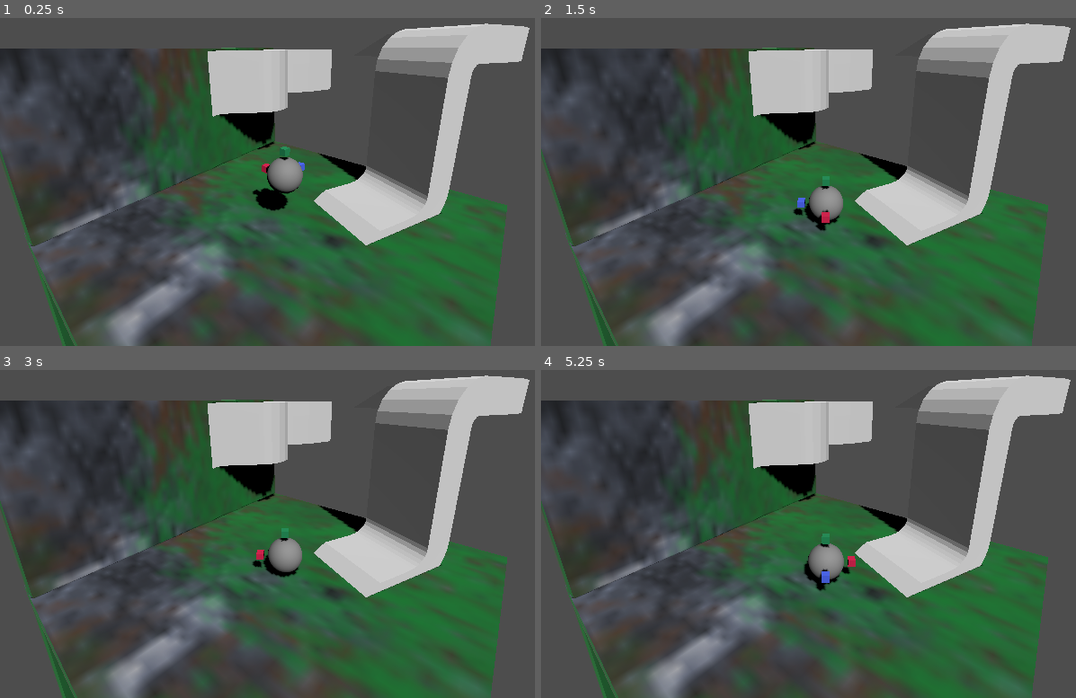
Above: before the commit, frames 1-4 (two rows, left to right).
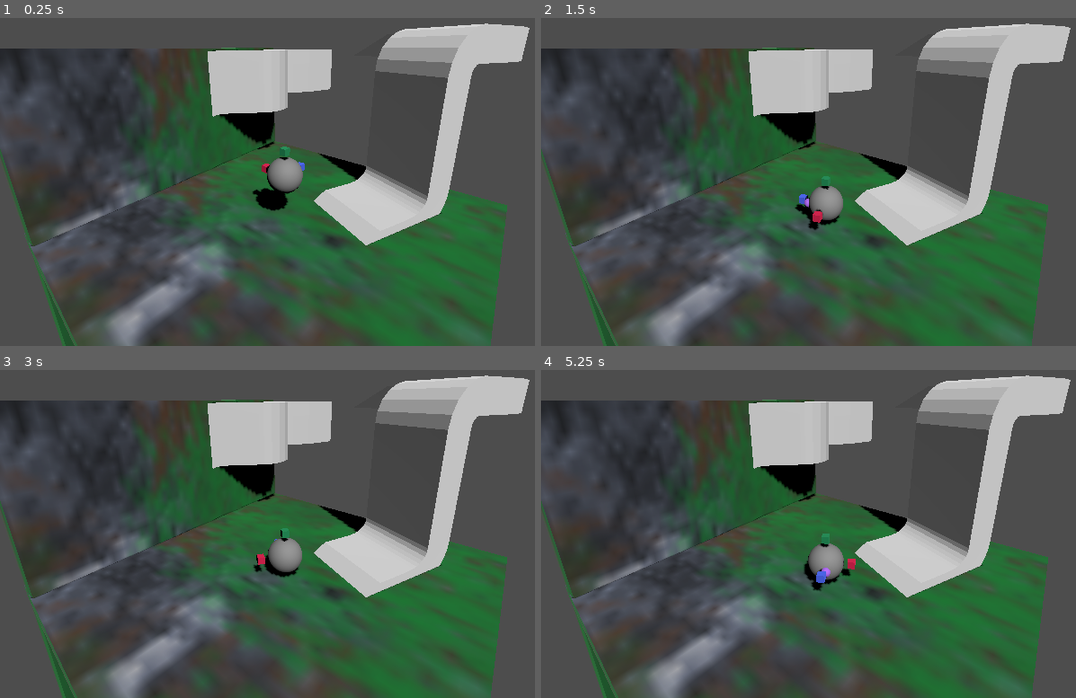
Above: after the commit, the same moments.

Repository: LettucePie/druid
Game: Godot game, scene res://stages/stage_0.tscn
The game is run twice, just before and just after one commit, with the same random seed, the same clock (stepped at 60 frames per second) and the same inputs.
Inputs:
- Up to frame 1 (0.25 s): no input
- Up to frame 2 (1.5 s): tap Enter at 0.5 s; hold Right (ui_right) 0.53-1.28 s; tap D (stick_l_x+) at 0.6 s; tap Space at 1.25 s; hold Down (ui_down) from 1.28 s (still down); tap A (stick_l_x-) at 1.35 s
- Up to frame 3 (3 s): tap Enter at 2 s; release Down (ui_down) at 2.03 s; hold Right (ui_right) 2.03-2.78 s; tap S (stick_l_y+) at 2.1 s; tap Space at 2.75 s; hold Up (ui_up) from 2.78 s (still down); tap W (stick_l_y-) at 2.85 s
- Up to frame 4 (5.25 s): tap Enter at 3.5 s; release Up (ui_up) at 3.53 s; hold Left (ui_left) 3.53-5.03 s; tap D (stick_l_x+) at 3.6 s; tap Space at 4.25 s; tap A (stick_l_x-) at 4.35 s; hold Down (ui_down) from 5.03 s (still down); tap S (stick_l_y+) at 5.1 s

The runs differ from the first frame. In frame 1, less than 0.1% of the frame differs, in the area x 52-54%, y 53-55%; in frame 2, 0.3%, in the area x 47-54%, y 48-65%; in frame 3, 0.1%; in frame 4, 0.2%.

Commit message:
added swivel ring for mesh lerping and edgedetection

Diff:
--- a/core/player.gd
+++ b/core/player.gd
@@ -25,8 +25,15 @@
 	print("Update Up Direction ", get_up_direction())
 
 
-func turn_mesh(target : Vector3):
-	$MeshInstance3D.look_at(target + position, get_up_direction())
+func turn_swivel_ring(target : Vector3):
+	$swivel_ring.look_at(target + position, get_up_direction())
+
+
+func lerp_mesh(delta : float):
+#	$MeshInstance3D.rotation = $MeshInstance3D.rotation.lerp($swivel_ring.rotation, 0.25)
+	var mesh_t3 : Transform3D = $MeshInstance3D.transform
+	var swiv_t3 : Transform3D = $swivel_ring.transform
+	$MeshInstance3D.transform = mesh_t3.interpolate_with(swiv_t3, 0.25)
 
 
 func _physics_process(delta):
@@ -45,7 +52,7 @@
 			Vector3.UP.cross(get_up_direction()).normalized(),
 			floor_angle
 		).normalized()
-	turn_mesh(direction)
+	turn_swivel_ring(direction)
 	if is_on_floor() or is_on_wall():
 		velocity = direction * SPEED
 	else:
@@ -57,6 +64,7 @@
 				update_up(Vector3.UP)
 			velocity.y -= gravity * delta
 	move_and_slide()
+	lerp_mesh(delta)
 
 
 func _input(event):
--- a/core/player.tscn
+++ b/core/player.tscn
@@ -1,8 +1,16 @@
-[gd_scene load_steps=10 format=3 uid="uid://bmicu2av4r0qn"]
+[gd_scene load_steps=12 format=3 uid="uid://bmicu2av4r0qn"]
 
 [ext_resource type="Script" path="res://core/player.gd" id="1_dpv4o"]
 
 [sub_resource type="SphereShape3D" id="SphereShape3D_tq1pq"]
+
+[sub_resource type="StandardMaterial3D" id="StandardMaterial3D_h0uqc"]
+albedo_color = Color(0.72549, 0.435294, 1, 1)
+
+[sub_resource type="SphereMesh" id="SphereMesh_t206a"]
+material = SubResource("StandardMaterial3D_h0uqc")
+radius = 0.25
+height = 0.5
 
 [sub_resource type="SphereMesh" id="SphereMesh_0fjhr"]
 
@@ -37,6 +45,15 @@
 [node name="CollisionShape3D" type="CollisionShape3D" parent="."]
 shape = SubResource("SphereShape3D_tq1pq")
 
+[node name="swivel_ring" type="Node3D" parent="."]
+
+[node name="edge_ray" type="RayCast3D" parent="swivel_ring"]
+transform = Transform3D(1, 0, 0, 0, 1, 0, 0, 0, 1, 0, 0, -0.5)
+
+[node name="MeshInstance3D" type="MeshInstance3D" parent="swivel_ring/edge_ray"]
+transform = Transform3D(0.5, 0, 0, 0, 0.5, 0, 0, 0, 0.5, 0, 0, 0)
+mesh = SubResource("SphereMesh_t206a")
+
 [node name="MeshInstance3D" type="MeshInstance3D" parent="."]
 mesh = SubResource("SphereMesh_0fjhr")
 
